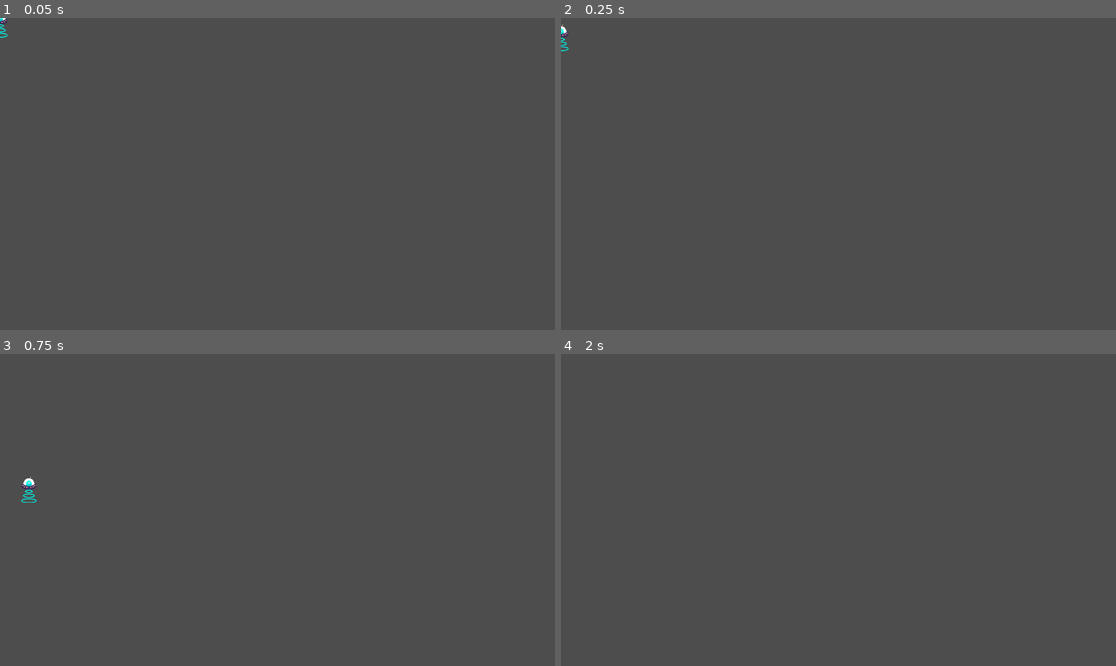
Above: before the commit, frames 1-4 (two rows, left to right).
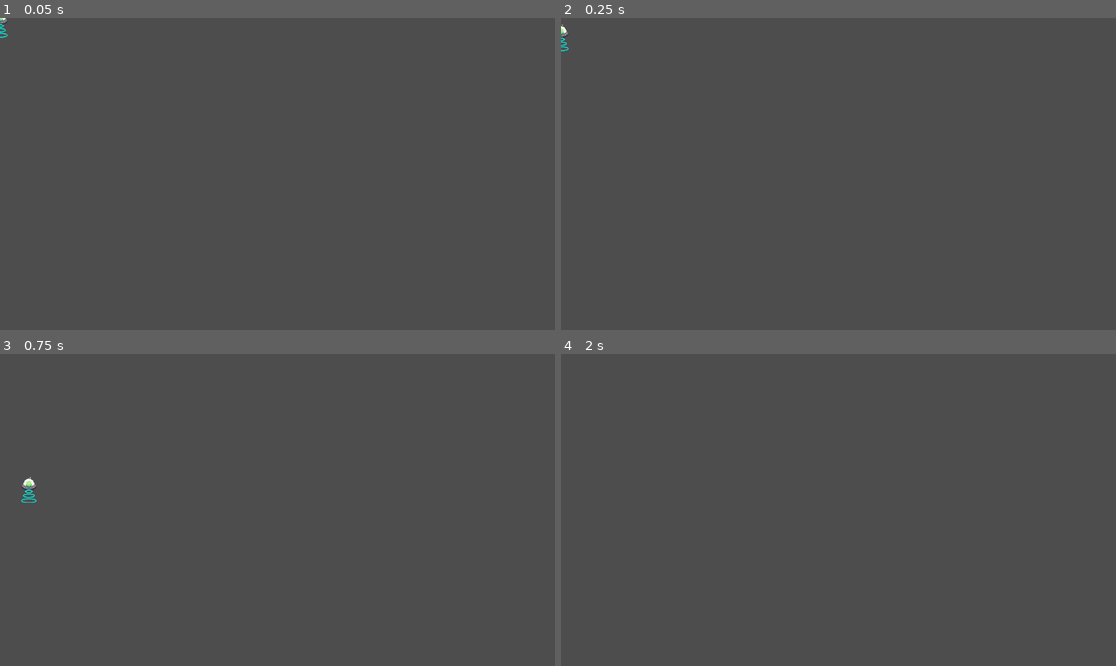
Above: after the commit, the same moments.

Repository: Matt-Lamo/UFO-Game
Game: Godot game, scene res://Scenes/player.tscn
The game is run twice, just before and just after one commit, with the same random seed, the same clock (stepped at 60 frames per second) and the same inputs. The project has no main scene, so this scene is started directly.
Inputs:
- Up to frame 1 (0.05 s): no input
- Up to frame 2 (0.25 s): no input
- Up to frame 3 (0.75 s): tap Enter (ui_accept) at 0.5 s; hold Right (ui_right) from 0.53 s (still down)
- Up to frame 4 (2 s): keep holding Right (ui_right); tap Enter (ui_accept) at 0.77, 1.25, 1.52 s

The runs differ from the first frame. In frame 1, less than 0.1% of the frame differs, in the area x 0-2%, y 0-3%; in frame 2, less than 0.1%; in frame 3, less than 0.1%, in the area x 3-7%, y 39-44%; in frame 4, nothing differs.

Commit message:
Added/ Updated Spritesheets
Added:
Cow, Car, Tilesheet
Updated:
UFO

Diff:
--- a/ufo-game/Scenes/player.tscn
+++ b/ufo-game/Scenes/player.tscn
@@ -1,28 +1,52 @@
-[gd_scene load_steps=15 format=3 uid="uid://d37o6a6e82mki"]
+[gd_scene load_steps=17 format=3 uid="uid://d37o6a6e82mki"]
 
 [ext_resource type="Texture2D" uid="uid://bpfgak75oj3w2" path="res://Spritesheets/UFO Spritesheet.png" id="1_1exbh"]
 [ext_resource type="Script" path="res://Scripts/player.gd" id="1_8gujy"]
 [ext_resource type="Texture2D" uid="uid://cl7d6iwsbehy7" path="res://Spritesheets/UFO Ray.png" id="3_qnust"]
 
-[sub_resource type="AtlasTexture" id="AtlasTexture_scr7s"]
+[sub_resource type="AtlasTexture" id="AtlasTexture_ucftr"]
+atlas = ExtResource("1_1exbh")
+region = Rect2(96, 0, 32, 32)
+
+[sub_resource type="AtlasTexture" id="AtlasTexture_os7vs"]
 atlas = ExtResource("1_1exbh")
 region = Rect2(0, 0, 32, 32)
 
-[sub_resource type="AtlasTexture" id="AtlasTexture_opxos"]
+[sub_resource type="AtlasTexture" id="AtlasTexture_o5ft0"]
 atlas = ExtResource("1_1exbh")
 region = Rect2(32, 0, 32, 32)
+
+[sub_resource type="AtlasTexture" id="AtlasTexture_2mh5a"]
+atlas = ExtResource("1_1exbh")
+region = Rect2(64, 0, 32, 32)
 
 [sub_resource type="SpriteFrames" id="SpriteFrames_2hwle"]
 animations = [{
 "frames": [{
 "duration": 1.0,
-"texture": SubResource("AtlasTexture_scr7s")
+"texture": SubResource("AtlasTexture_ucftr")
+}],
+"loop": true,
+"name": &"Down",
+"speed": 5.0
+}, {
+"frames": [{
+"duration": 1.0,
+"texture": SubResource("AtlasTexture_os7vs")
 }, {
 "duration": 1.0,
-"texture": SubResource("AtlasTexture_opxos")
+"texture": SubResource("AtlasTexture_o5ft0")
 }],
 "loop": true,
 "name": &"Idle",
+"speed": 6.0
+}, {
+"frames": [{
+"duration": 1.0,
+"texture": SubResource("AtlasTexture_2mh5a")
+}],
+"loop": true,
+"name": &"Up",
 "speed": 5.0
 }]
 
@@ -88,7 +112,7 @@
 sprite_frames = SubResource("SpriteFrames_2hwle")
 animation = &"Idle"
 autoplay = "Idle"
-frame_progress = 0.991754
+frame_progress = 0.974593
 
 [node name="CollisionShape2D" type="CollisionShape2D" parent="."]
 shape = SubResource("CapsuleShape2D_7abtm")
Binary file added: ufo-game/Spritesheets/UFO Car.png
Not shown, added: ufo-game/Spritesheets/UFO Car.png.import
Binary file added: ufo-game/Spritesheets/UFO Cow.png
Not shown, added: ufo-game/Spritesheets/UFO Cow.png.import
Binary file changed: ufo-game/Spritesheets/UFO Spritesheet.png
Binary file added: ufo-game/Tilemaps/UFO Tilesheet.png
Not shown, added: ufo-game/Tilemaps/UFO Tilesheet.png.import
